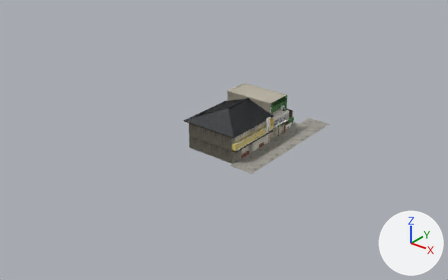
What one commit did to the Blender file drive-city/art/landmarks/tofushop.blend.
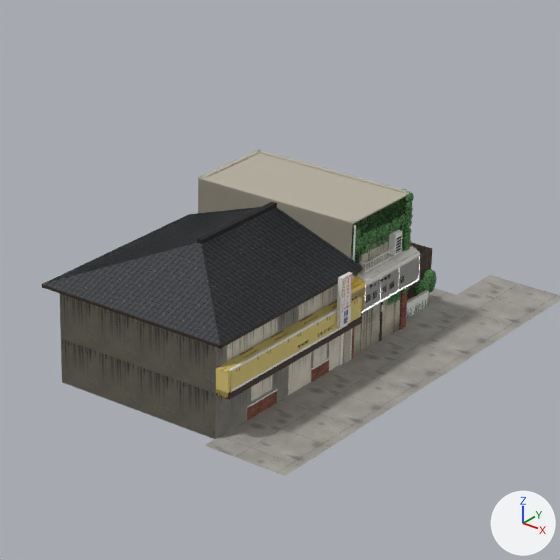
Old and new are each drawn whole from a 50 mm camera at (49.7, -73.1, 41.0) aimed at (-1.7, -8.9, 1.1) and again close up on the part from 38% to 73% of the width and 15% to 71% of the height. The lights are fixed; the arrows at lower right show +X, +Y and +Z. The older version's two pictures come first.

The scene before the commit, as lines of its bpy script (objects in view):
```python
ob_massing = bpy.data.objects.new('Massing', me_massing)
ob_massing.location = (0.0, 0.0, 0.0)
ob_shop = bpy.data.objects.new('Shop', me_shop)
ob_shop.location = (0.0, 0.0, 0.0)
```
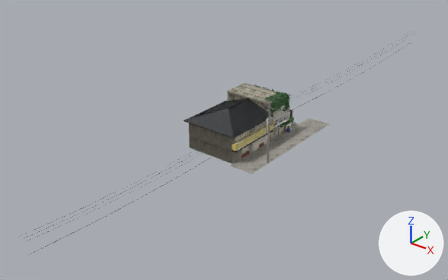
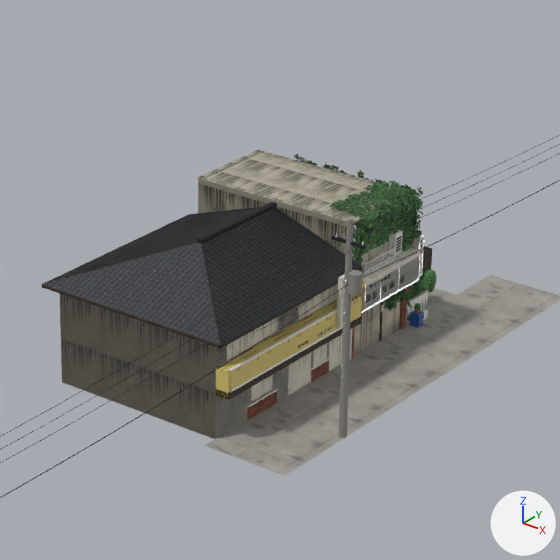
Patch to the scene script:
```diff
--- a/drive-city/art/landmarks/tofushop.blend.py
+++ b/drive-city/art/landmarks/tofushop.blend.py
@@ mat_tf_stucco @@
 n0 = _N.new('ShaderNodeBsdfPrincipled'); n0.name = 'Principled BSDF'
-n0.inputs[0].default_value = (0.465, 0.431, 0.349, 1.0)  # 'Base Color', grey #b6af9f
-n0.inputs[2].default_value = 0.9  # 'Roughness'
+n0.inputs[2].default_value = 0.92  # 'Roughness'
 n1 = _N.new('ShaderNodeOutputMaterial'); n1.name = 'Material Output'
+n2 = _N.new('ShaderNodeTexImage'); n2.name = 'Image Texture'
+n2.image = img_tf_stucco
+n3 = _N.new('ShaderNodeTexImage'); n3.name = 'Image Texture.001'
+n3.image = img_tf_stucco_n
+n4 = _N.new('ShaderNodeNormalMap'); n4.name = 'Normal Map'
 _L.new(n0.outputs[0], n1.inputs[0])  # 'BSDF' to 'Surface'
+_L.new(n2.outputs[0], n0.inputs[0])  # 'Color' to 'Base Color'
+_L.new(n3.outputs[0], n4.inputs[1])  # 'Color' to 'Color'
+_L.new(n4.outputs[0], n0.inputs[5])  # 'Normal' to 'Normal'
@@ mat_tf_siding @@
+mat_tf_siding = bpy.data.materials.new('TF_Siding')
+# uses the picture img_tf_siding
+# uses the picture img_tf_siding_n
@@ me_shop @@
-me_shop.from_pydata(...)  # 5250 vertices, 2588 faces; spans x -6.0..6.4, y -13.0..8.0, z 0.0..6.3
+me_shop.from_pydata(...)  # 17836 vertices, 5824 faces; spans x -6.0..7.0, y -48.0..38.0, z -0.2..9.2
+# me_shop part 1: 1 vertex moved within x 1.3, y 3.6, z 0.8; 12570 vertices added at x -4.7..7.0, y -48.0..38.0, z -0.2..9.2
+# me_shop part 2: 238 kept faces spanning x -6.0..3.4, y -12.8..1.1, z 0.0..6.0 get new texture (UV) coordinates
+# other edits to the shape of me_shop do not show in these pictures
+me_shop.materials.append(mat_tf_stucco)
 me_shop.materials.append(mat_tf_stucco)
 me_shop.materials.append(mat_tf_ivy)
-me_shop.materials.append(mat_tf_stucco)
+me_shop.materials.append(mat_tf_concrete)
 me_shop.materials.append(mat_tf_concrete)
@@ me_shop @@
 me_shop.materials.append(mat_tf_white)
+me_shop.materials.append(mat_tf_white)
 me_shop.materials.append(mat_tf_dark)
-me_shop.materials.append(mat_tf_white)
 me_shop.materials.append(mat_tf_brick)
-me_shop.materials.append(mat_tf_concrete)
 me_shop.materials.append(mat_tf_shopglass)
@@ me_shop @@
 me_shop.materials.append(mat_tf_yardwall)
+me_shop.materials.append(mat_tf_leaf)  # picture img_tf_leaf
+me_shop.materials.append(mat_tf_pole)  # grey #8e8c85
+me_shop.materials.append(mat_tf_wire)  # black #0e1013
+me_shop.materials.append(mat_tf_crate)  # blue #275ea8
+me_shop.materials.append(mat_tf_pot)  # brown #9b5939
+me_shop.materials.append(mat_tf_siding)
```

Where the change shows, as pixel boxes (x1, y1, x2, y2) in the close-ups (560 x 560 px):
'Shop', reshaped: before (42, 150, 560, 476); after (0, 135, 560, 498)
part 1 of me_shop, built on: before (413, 280, 422, 293); after (0, 135, 560, 498)
part 2 of me_shop, surface changed: (217, 247, 419, 400) in both
